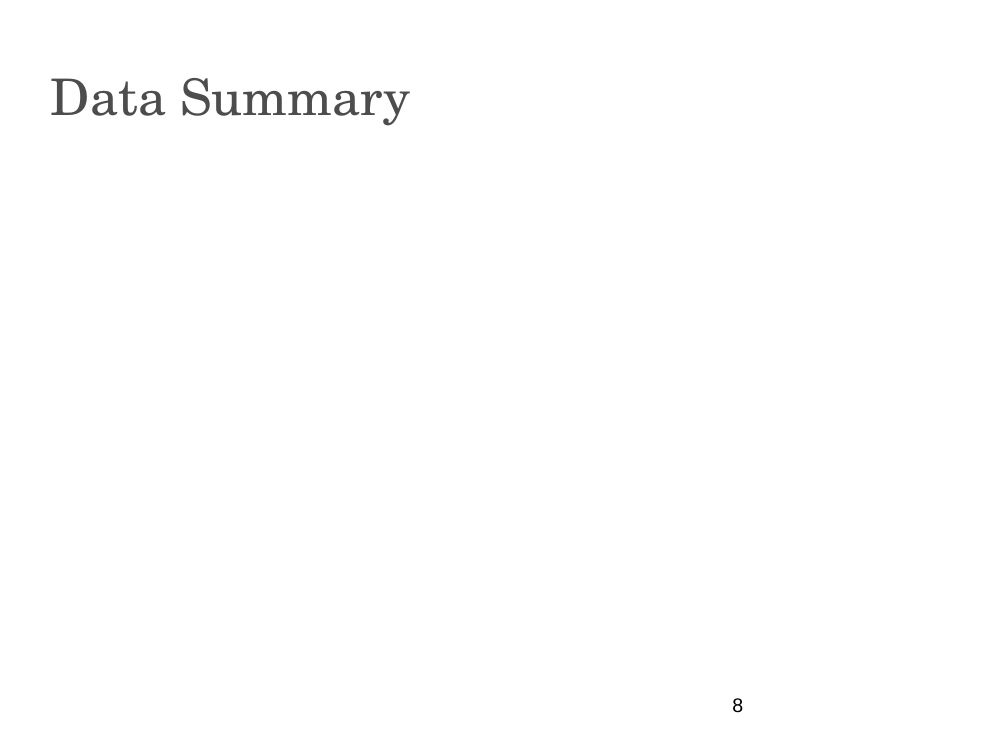
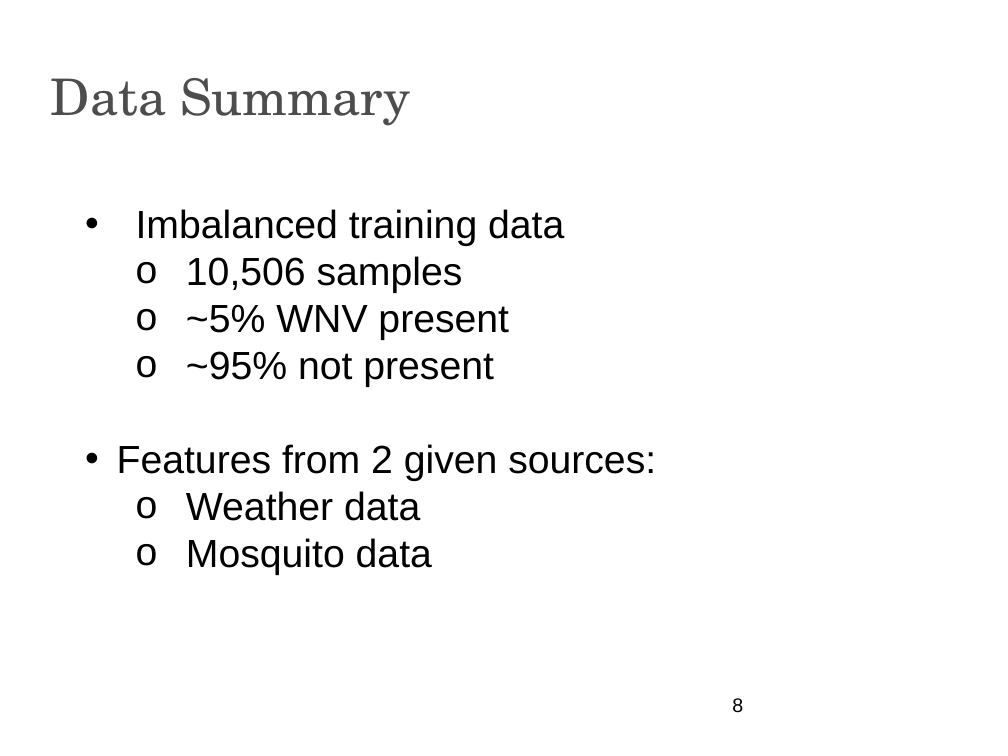
Before and after one commit to apnorton/ml-project, a slide deck: slide 8 of presentation/cs6316-PresentationTemplate.pptx. Drawn at 1008x756 pixels with LibreOffice and Linux fonts; fonts in the diff are those of the drawing; background and template pictures are left out. Boxes give left, top, right and bottom in pixels: in the first picture for what was removed or moved away, otherwise in the second. Text is boxed around its words. In the diff, an @@ line names an element or a change of style, - is before the commit and + after.

```diff
--- a/presentation/cs6316-PresentationTemplate.pptx
+++ b/presentation/cs6316-PresentationTemplate.pptx
@@ text added at [117, 209, 656, 575], 28 pt, text #000000 @@
+• Imbalanced training data
+  o 10,506 samples
+  o ~5% WNV present
+  o ~95% not present
+• Features from 2 given sources:
+  o Weather data
+  o Mosquito data
```
Also in this commit, not shown: 5 other slides changed, 6 slides added, 6 slides removed, 1 other file.
